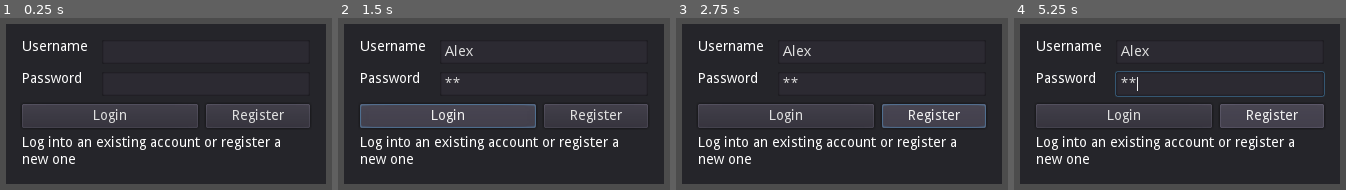
Above: before the commit, frames 1-4 (left to right).
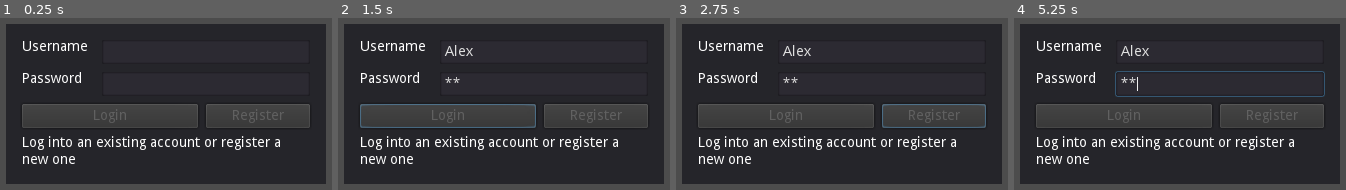
Above: after the commit, the same moments.

Repository: Pixelgamix/MuplonenClient
Game: Godot game, scene res://Screens/LoginScreen.tscn
Two runs of this game, one before a commit and one after it. Both use one fixed random seed, a clock stepped at 60 frames per second and the inputs below.
Inputs (mouse positions are in pixels of both pictures, inside the frame that each line leads up to):
- Up to frame 1 (0.25 s): no input
- Up to frame 2 (1.5 s): click (543, 52) at 0.52 s; type "Alex" at 0.6 s; click (543, 83) at 0.75 s; type "12" at 0.83 s; click (447, 116) at 1.25 s, where only the run before the commit has a clickable "Login"
- Up to frame 3 (2.75 s): click (934, 116) at 2 s, where only the run before the commit has a clickable "Register"
- Up to frame 4 (5.25 s): tap Enter at 2.75, 4.25 s; hold Right (ui_right) 2.78-3.53 s; tap Space at 3.5, 5 s; hold Down (ui_down) 3.53-4.28 s; hold Right (ui_right) 4.28-5.03 s; hold Up (ui_up) from 5.03 s (still down)

The runs differ from the first frame. In frame 1, 0.7% of the frame differs, in the area x 28-86%, y 52-62%; in frame 2, 0.7%; in frame 3, 0.7%; in frame 4, 0.7%, in the area x 28-92%, y 52-64%.

Commit message:
Added text length limitations; Added text check for buttons; Make local player spawn with correct name

Diff:
--- a/Screens/CharacterSelectionScreen.gd
+++ b/Screens/CharacterSelectionScreen.gd
@@ -27,10 +27,11 @@
 	queue_free()
 
 func _on_character_selected(charactername:String) -> void:
-	var game_ui = load("res://Screens/GameScreen.tscn").instance()
+	var game_screen = load("res://Screens/GameScreen.tscn").instance()
 	var parent = get_parent()
 	parent.remove_child(self)
-	parent.add_child(game_ui)
+	parent.add_child(game_screen)
+	game_screen.spawn_local_player(charactername)
 	queue_free()
 
 func _on_character_creation() -> void:
--- /dev/null
+++ b/Screens/GameScreen.gd
@@ -0,0 +1,29 @@
+extends Spatial
+
+onready var _muplonen_network:MuplonenNetwork = get_node("/root/MuplonenNetwork")
+
+#
+# Engine
+#
+func _ready() -> void:
+	_muplonen_network.connect("connection_closed", self, "_on_connection_closed")
+
+
+#
+# Public methods
+#
+func spawn_local_player(player_name:String) -> void:
+	var local_player:PlayerCharacter = load("res://World/Entities/PlayerCharacter.tscn").instance()
+	local_player.player_name = player_name
+	local_player.is_local_player = true
+	$Player.add_child(local_player)
+
+#
+# Callbacks
+#
+func _on_connection_closed() -> void:
+	var login_screen = load("res://Screens/LoginScreen.tscn").instance()
+	var parent = get_parent()
+	parent.remove_child(self)
+	parent.add_child(login_screen)
+	queue_free()
--- a/Screens/GameScreen.tscn
+++ b/Screens/GameScreen.tscn
@@ -1,20 +1,18 @@
 [gd_scene load_steps=4 format=2]
 
 [ext_resource path="res://UI/GameUi.tscn" type="PackedScene" id=1]
-[ext_resource path="res://World/Entities/PlayerCharacter.tscn" type="PackedScene" id=2]
+[ext_resource path="res://Screens/GameScreen.gd" type="Script" id=2]
 [ext_resource path="res://World/Room.tscn" type="PackedScene" id=3]
 
 [node name="GameScreen" type="Spatial"]
+script = ExtResource( 2 )
 
-[node name="InterpolatedCamera" type="InterpolatedCamera" parent="."]
+[node name="Camera" type="Camera" parent="."]
 transform = Transform( 1, 0, 0, 0, 0.707107, 0.707107, 0, -0.707107, 0.707107, 0, 10, 5 )
 current = true
-enabled = true
 
-[node name="GameUi" parent="InterpolatedCamera" instance=ExtResource( 1 )]
+[node name="GameUi" parent="Camera" instance=ExtResource( 1 )]
 
 [node name="Player" type="Spatial" parent="."]
 
-[node name="PlayerCharacter" parent="Player" instance=ExtResource( 2 )]
-
 [node name="WorldRoom" parent="." instance=ExtResource( 3 )]
--- a/UI/Dialogs/CharacterCreationDialog.gd
+++ b/UI/Dialogs/CharacterCreationDialog.gd
@@ -3,7 +3,7 @@
 onready var _muplonen_network:MuplonenNetwork = get_node("/root/MuplonenNetwork")
 onready var _charactername:LineEdit = $Panel/LineEditCharactername
 onready var _status:Label = $Panel/LabelStatus
-
+onready var _create_button:Button = $Panel/ButtonCreate
 
 #
 # Engine
@@ -27,7 +27,7 @@
 	emit_signal("creation_aborted")
 
 func _on_ButtonCreate_pressed() -> void:
-	_muplonen_network.send_character_creation_request(_charactername.text)
+	_muplonen_network.send_character_creation_request(_charactername.text.strip_edges())
 
 func _on_character_created_received(buffer: StreamPeerBuffer) -> void:
 	var is_success = buffer.get_u8()
@@ -37,3 +37,6 @@
 		_status.text = message
 	else:
 		emit_signal("character_created")
+
+func _on_LineEditCharactername_text_changed(new_text):
+	_create_button.disabled = _charactername.text.strip_edges().length() < 3
--- a/UI/Dialogs/CharacterCreationDialog.tscn
+++ b/UI/Dialogs/CharacterCreationDialog.tscn
@@ -41,12 +41,17 @@
 margin_top = 16.0
 margin_right = 304.0
 margin_bottom = 40.0
+max_length = 16
+__meta__ = {
+"_edit_use_anchors_": false
+}
 
 [node name="ButtonCreate" type="Button" parent="Panel"]
 margin_left = 16.0
 margin_top = 48.0
 margin_right = 224.0
 margin_bottom = 72.0
+disabled = true
 text = "Create character"
 __meta__ = {
 "_edit_use_anchors_": false
@@ -68,5 +73,6 @@
 __meta__ = {
 "_edit_use_anchors_": false
 }
+[connection signal="text_changed" from="Panel/LineEditCharactername" to="." method="_on_LineEditCharactername_text_changed"]
 [connection signal="pressed" from="Panel/ButtonCreate" to="." method="_on_ButtonCreate_pressed"]
 [connection signal="pressed" from="Panel/ButtonBack" to="." method="_on_ButtonBack_pressed"]
--- a/UI/Dialogs/LoginDialog.gd
+++ b/UI/Dialogs/LoginDialog.gd
@@ -4,6 +4,10 @@
 # Private members
 #
 onready var _result_label:Label = $Panel/LabelResult
+onready var _login_button:Button = $Panel/ButtonLogin
+onready var _register_button:Button = $Panel/ButtonRegister
+onready var _login_lineedit:LineEdit = $Panel/LineEditUsername
+onready var _password_lineedit:LineEdit = $Panel/LineEditPassword
 onready var _muplonen_network:MuplonenNetwork = get_node("/root/MuplonenNetwork")
 var _function_to_execute_after_connect: String = ""
 
@@ -63,11 +67,19 @@
 	_muplonen_network.connect_to_server()
 	_function_to_execute_after_connect = "do_register"
 
+func _on_LineEditUsername_text_changed(new_text:String) -> void:
+	_login_button.disabled = new_text.strip_edges().length() < 3 || _password_lineedit.text.length() < 3
+	_register_button.disabled = new_text.strip_edges().length() < 3 || _password_lineedit.text.length() < 3
+
+func _on_LineEditPassword_text_changed(new_text:String) -> void:
+	_login_button.disabled = new_text.strip_edges().length() < 3 || _password_lineedit.text.length() < 3
+	_register_button.disabled = new_text.strip_edges().length() < 3 || _password_lineedit.text.length() < 3
+
 #
 # Private methods
 #
 func do_login() -> void:
-	_muplonen_network.send_account_login_message($Panel/LineEditUsername.text,$Panel/LineEditPassword.text)
+	_muplonen_network.send_account_login_message(_login_lineedit.text.strip_edges(),_password_lineedit.text)
 
 func do_register() -> void:
-	_muplonen_network.send_account_registration_message($Panel/LineEditUsername.text,$Panel/LineEditPassword.text)
+	_muplonen_network.send_account_registration_message(_login_lineedit.text.strip_edges(),_password_lineedit.text)
--- a/UI/Dialogs/LoginDialog.tscn
+++ b/UI/Dialogs/LoginDialog.tscn
@@ -51,12 +51,17 @@
 margin_top = 16.0
 margin_right = 304.0
 margin_bottom = 40.0
+max_length = 16
+__meta__ = {
+"_edit_use_anchors_": false
+}
 
 [node name="LineEditPassword" type="LineEdit" parent="Panel"]
 margin_left = 96.0
 margin_top = 48.0
 margin_right = 304.0
 margin_bottom = 72.0
+max_length = 48
 secret = true
 __meta__ = {
 "_edit_use_anchors_": false
@@ -67,6 +72,7 @@
 margin_top = 80.0
 margin_right = 192.0
 margin_bottom = 104.0
+disabled = true
 text = "Login"
 __meta__ = {
 "_edit_use_anchors_": false
@@ -77,6 +83,7 @@
 margin_top = 80.0
 margin_right = 304.0
 margin_bottom = 104.0
+disabled = true
 text = "Register"
 __meta__ = {
 "_edit_use_anchors_": false
@@ -89,6 +96,8 @@
 margin_bottom = 136.0
 text = "Log into an existing account or register a new one"
 autowrap = true
+[connection signal="text_changed" from="Panel/LineEditUsername" to="." method="_on_LineEditUsername_text_changed"]
+[connection signal="text_changed" from="Panel/LineEditPassword" to="." method="_on_LineEditPassword_text_changed"]
 [connection signal="text_entered" from="Panel/LineEditPassword" to="." method="_on_LineEditPassword_text_entered"]
 [connection signal="pressed" from="Panel/ButtonLogin" to="." method="_on_ButtonLogin_pressed"]
 [connection signal="pressed" from="Panel/ButtonRegister" to="." method="_on_ButtonRegister_pressed"]
--- a/UI/Elements/Chat/Chatinput.gd
+++ b/UI/Elements/Chat/Chatinput.gd
@@ -1,6 +1,7 @@
 extends HBoxContainer
 class_name Chatinput
 
+onready var _button_send: Button = $ButtonSend
 onready var _line_edit: LineEdit = $LineEdit
 
 signal chat_send
@@ -13,5 +14,9 @@
 	_line_edit.text = ""
 
 func _on_LineEdit_text_entered(new_text):
-	_emit_chat_signal(_line_edit.text)
-	_line_edit.text = ""
+	if !_button_send.disabled:
+		_emit_chat_signal(_line_edit.text)
+		_line_edit.text = ""
+
+func _on_LineEdit_text_changed(new_text):
+	_button_send.disabled = _line_edit.text.strip_edges().length() < 2
--- a/UI/Elements/Chat/Chatinput.tscn
+++ b/UI/Elements/Chat/Chatinput.tscn
@@ -18,6 +18,7 @@
 margin_bottom = 32.0
 size_flags_horizontal = 3
 align = 3
+max_length = 255
 caret_blink = true
 caret_blink_speed = 0.5
 __meta__ = {
@@ -28,6 +29,8 @@
 margin_left = 277.0
 margin_right = 320.0
 margin_bottom = 32.0
+disabled = true
 text = "Send"
+[connection signal="text_changed" from="LineEdit" to="." method="_on_LineEdit_text_changed"]
 [connection signal="text_entered" from="LineEdit" to="." method="_on_LineEdit_text_entered"]
 [connection signal="pressed" from="ButtonSend" to="." method="_on_ButtonSend_pressed"]
--- a/World/Entities/PlayerCharacter.gd
+++ b/World/Entities/PlayerCharacter.gd
@@ -1,4 +1,5 @@
 extends Spatial
+class_name PlayerCharacter
 
 onready var _muplonen_network:MuplonenNetwork = get_node("/root/MuplonenNetwork")
 
--- a/project.godot
+++ b/project.godot
@@ -23,11 +23,17 @@
 "class": "Chatviewer",
 "language": "GDScript",
 "path": "res://UI/Elements/Chat/Chatviewer.gd"
+}, {
+"base": "Spatial",
+"class": "PlayerCharacter",
+"language": "GDScript",
+"path": "res://World/Entities/PlayerCharacter.gd"
 } ]
 _global_script_class_icons={
 "Chatbox": "",
 "Chatinput": "",
-"Chatviewer": ""
+"Chatviewer": "",
+"PlayerCharacter": ""
 }
 
 [application]
